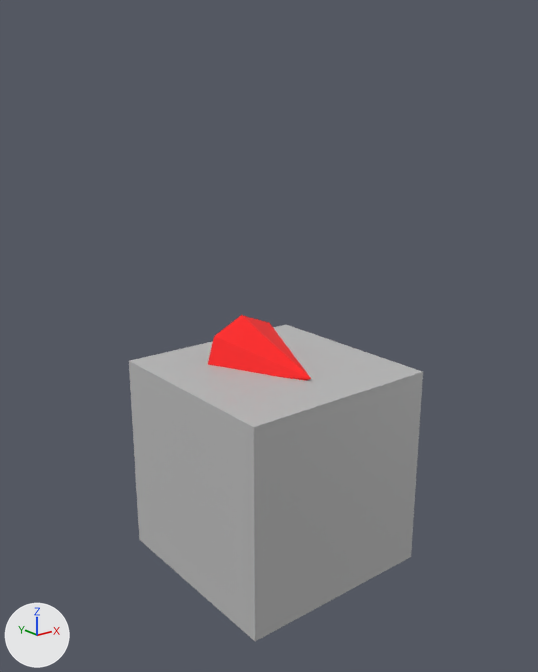
A saved change to the FBX model Assets/Player.fbx.
Before and after are seen from a 50 mm lens placed at (-0.0212, -0.0262, 0.022), pointed at (-0.0003, -0.0001, 0.0116). Every picture has the same lights, and +X, +Y and +Z are marked at lower left. Where no turn or scale is listed for an object, it has been applied to the vertices. Vertices at the same position are counted once.
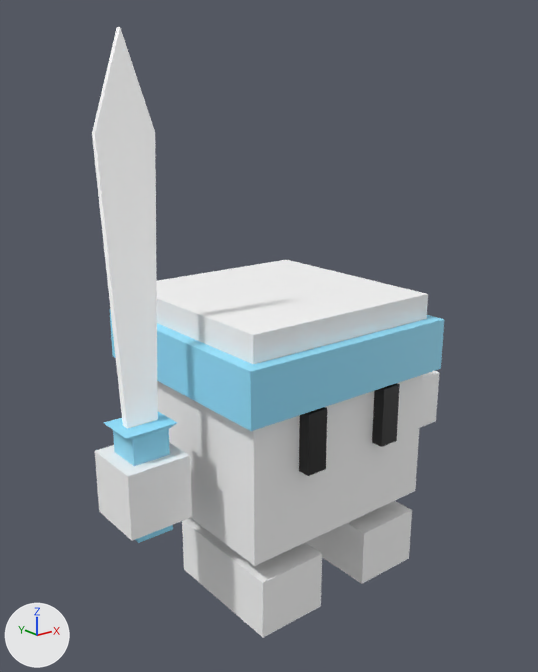
What the commit changed:
Material 'lambert2' (mat_lambert2) changes colour from red #ff0000 to black #000000; in linear values from (1.0, 0.0, 0.0) to (0.0, 0.0, 0.0).
Material 'lambert1' (mat_lambert1) changes colour from grey #bcbcbc to white #ffffff; in linear values from (0.5, 0.5, 0.5) to (1.0, 1.0, 1.0).
Material 'lambert4' (mat_lambert4) is new.
Its base color is (1.0, 1.0, 1.0) (white #ffffff).
Its emission color is (0.182, 0.182, 0.182) (grey #767676).
Its emission strength is 1.0.
Material 'lambert3' (mat_lambert3) is new.
Its base color is (0.294, 0.765, 1.0) (cyan #94e3ff).
me_mesh is used by ob_pcone2; location (0.0, 0.0, 0.0063).
me_mesh had 26 vertices, 44 faces and spanned x -0.005..0.005, y -0.005..0.005, z -0.0063..0.00572.
me_mesh now has 88 vertices, 140 faces and spans x -0.00929..0.00929, y -0.00562..0.00557, z 0.00013..0.02452.
me_mesh part 1: a new loose piece, a box spanning x 0.00132..0.00468, y -0.00514..0.00114, z 0.00013..0.00287, in mat_lambert1 (white #ffffff).
me_mesh part 2: a new loose piece, a box spanning x 0.00646..0.00929, y -0.00262..0.00021, z 0.00547..0.00831, in mat_lambert1 (white #ffffff).
me_mesh part 3: a new loose piece, a box spanning x 0.00169..0.00267, y -0.00562..-0.00504, z 0.00737..0.01012, in mat_lambert2 (black #000000).
me_mesh part 4: a new loose piece, a box spanning x -0.00929..-0.00645, y -0.00262..0.00021, z 0.00547..0.00831, in mat_lambert1 (white #ffffff).
me_mesh part 5: a new loose piece, a box spanning x -0.00557..0.00557, y -0.00557..0.00557, z 0.01019..0.01258, in mat_lambert3 (cyan #94e3ff).
me_mesh part 6: a new loose piece, a box spanning x -0.00268..-0.00169, y -0.00562..-0.00504, z 0.00737..0.01012, in mat_lambert2 (black #000000).
me_mesh part 7: the loose piece of 8 vertices spanning x -0.005..0.005, y -0.005..0.005, z -0.0063..0.0037 is moved by (0.0, 0.0, 0.01005).
me_mesh part 8: a new loose piece, a box spanning x -0.00468..-0.00132, y -0.00514..0.00114, z 0.00013..0.00287, in mat_lambert1 (white #ffffff).
me_mesh part 9: a new loose piece of 24 vertices spanning x -0.00907..-0.00666, y -0.00216..-0.00026, z 0.00483..0.02452.
me_mesh part 10: the loose piece of 18 vertices spanning x -0.00247..0.00241, y -0.0027..0.00242, z 0.00087..0.00572 is deleted.
me_mesh now uses material mat_lambert3 (cyan #94e3ff).
me_mesh now uses material mat_lambert4 (white #ffffff).
Object 'pCone2' (ob_pcone2) moves from (0.0, 0.0, 0.0063) to (0.0, 0.0, 0.0).

What differs and where, as boxes [x1, y1, x2, y2] in the pictures (538 x 672 px; the box of a moved part takes in the faces that stretch with it):
'pCone2', recoloured, reshaped, moved (20% wider, 87% taller)
    before: [129, 315, 423, 641]
    after: [92, 27, 444, 637]
part 1 of me_mesh, added
    after: [305, 501, 412, 584]
part 2 of me_mesh, added
    after: [420, 371, 439, 427]
part 3 of me_mesh, added (black)
    after: [372, 383, 400, 447]
part 4 of me_mesh, added
    after: [95, 442, 192, 541]
part 5 of me_mesh, added (cyan)
    after: [110, 309, 444, 431]
part 6 of me_mesh, added (black)
    after: [299, 407, 327, 476]
part 7 of me_mesh, moved or reshaped
    before: [129, 325, 423, 641]
    after: [156, 260, 428, 566]
part 8 of me_mesh, added
    after: [182, 518, 322, 637]
part 9 of me_mesh, added
    after: [92, 27, 177, 543]
part 10 of me_mesh, deleted (red)
    before: [208, 315, 311, 380]
